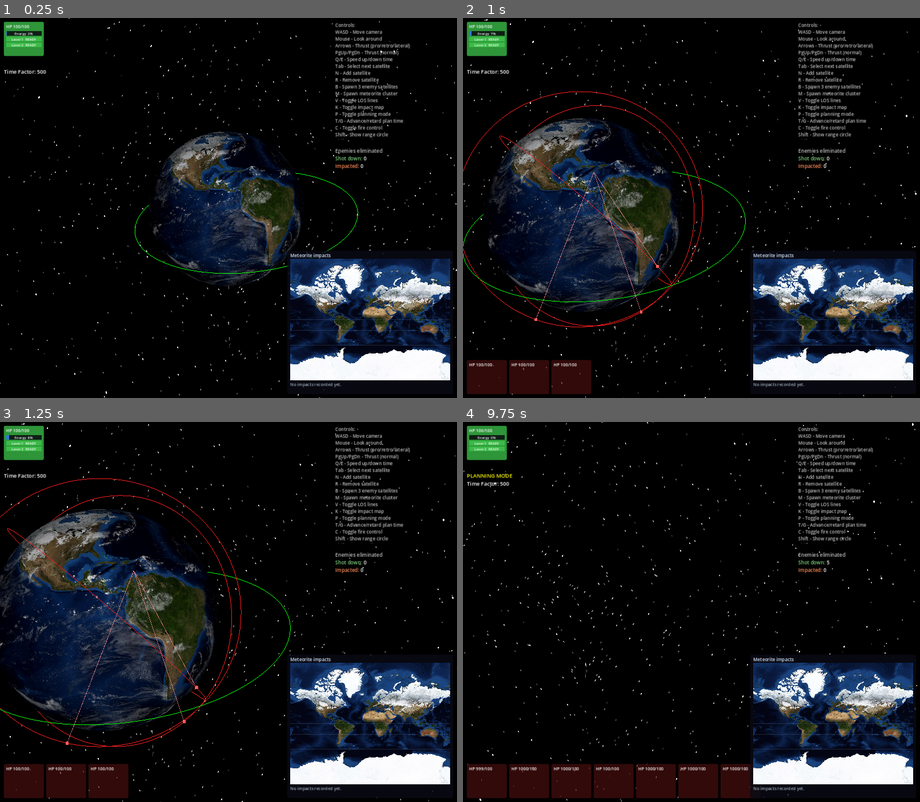
Above: before the commit, frames 1-4 (two rows, left to right).
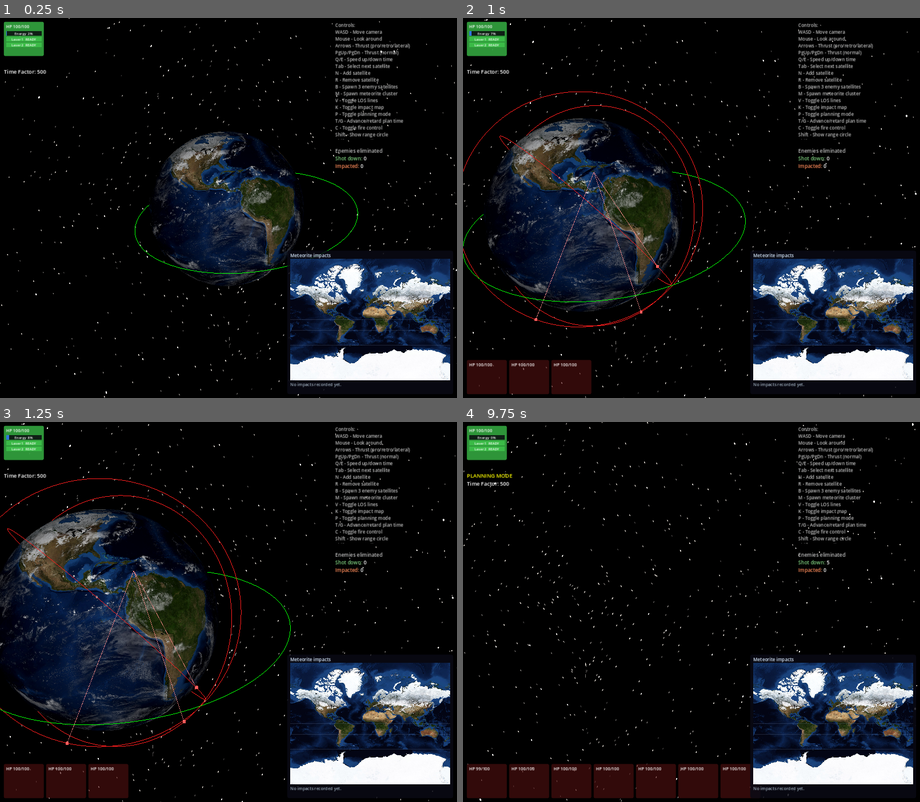
Above: after the commit, the same moments.

Repository: mellenburg/game
Game: Godot game, scene res://scenes/main.tscn
The game is run twice, just before and just after one commit, with the same random seed, the same clock (stepped at 60 frames per second) and the same inputs.
Inputs (mouse positions are in pixels of both pictures, inside the frame that each line leads up to):
- Up to frame 1 (0.25 s): no input
- Up to frame 2 (1 s): tap Enter at 0.5 s; move the mouse to (714, 208) at 0.52 s; hold W (move_forward) from 0.53 s (still down); tap B (add_enemies) at 0.6 s
- Up to frame 3 (1.25 s): keep holding W (move_forward)
- Up to frame 4 (9.75 s): move the mouse to (668, 612) at 1.27 s; tap M (add_meteorites) at 1.35, 9.6 s; move the mouse to (700, 604) at 2.02 s; tap N (add_satellite) at 2.1 s; move the mouse to (686, 619) at 2.77 s; tap T (planning_advance) at 2.85 s; move the mouse to (723, 615) at 3.52 s; hold G (planning_retard) 3.53-4.28 s; move the mouse to (654, 608) at 4.27 s; tap R (remove_satellite) at 4.35 s; tap Space at 5, 6.5, 8 s; move the mouse to (696, 612) at 5.02 s; tap Tab (select_next) at 5.1 s; tap Enter at 5.75, 7.25 s; move the mouse to (673, 604) at 5.77 s; release W (move_forward) at 5.78 s; hold D (move_right) 5.78-6.53 s; tap C (toggle_fire_control) at 5.85 s; move the mouse to (714, 612) at 6.52 s; hold W (move_forward) 6.53-8.78 s; tap V (toggle_los) at 6.6 s; move the mouse to (668, 612) at 7.27 s; tap P (toggle_planning) at 7.35 s; move the mouse to (700, 604) at 8.02 s; hold Shift 8.03-8.78 s; move the mouse to (686, 619) at 8.77 s; hold A (move_left) 8.78-9.53 s; tap B (add_enemies) at 8.85 s; move the mouse to (723, 615) at 9.52 s; hold W (move_forward) from 9.53 s (still down)

Frames 1-3 are identical in both runs. In frame 4, less than 0.1% of the frame differs, in the area x 3-63%, y 90-92%.

Commit message:
Meteorites: lower HP from 1000 to 100

Diff:
--- a/godot/scripts/earth_system.gd
+++ b/godot/scripts/earth_system.gd
@@ -63,7 +63,7 @@
 const METEORITE_LATERAL_SPREAD_KM: float = 3000.0
 const METEORITE_ALT_JITTER_KM: float = 1500.0
 const METEORITE_VELOCITY_JITTER: float = 0.4
-const METEORITE_HP: float = 1000.0
+const METEORITE_HP: float = 100.0
 
 @export var time_factor: int = 500
 var planning_dt: int = 0
